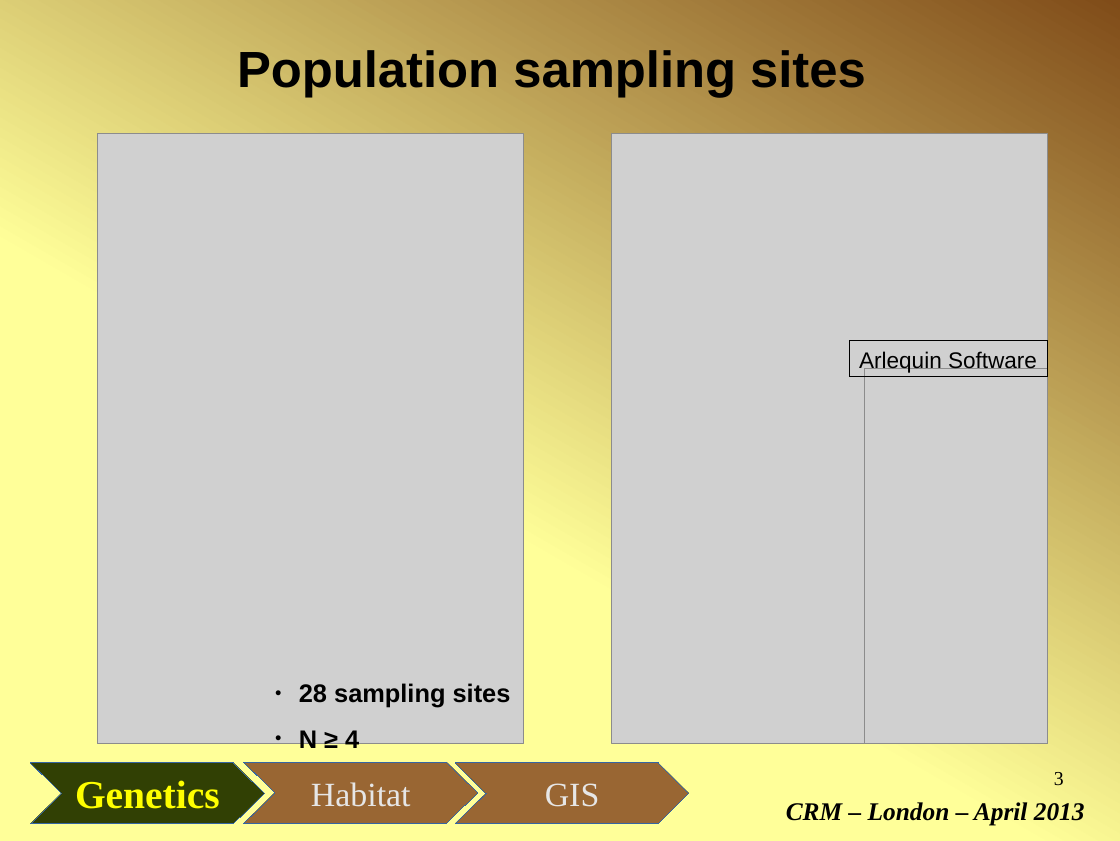
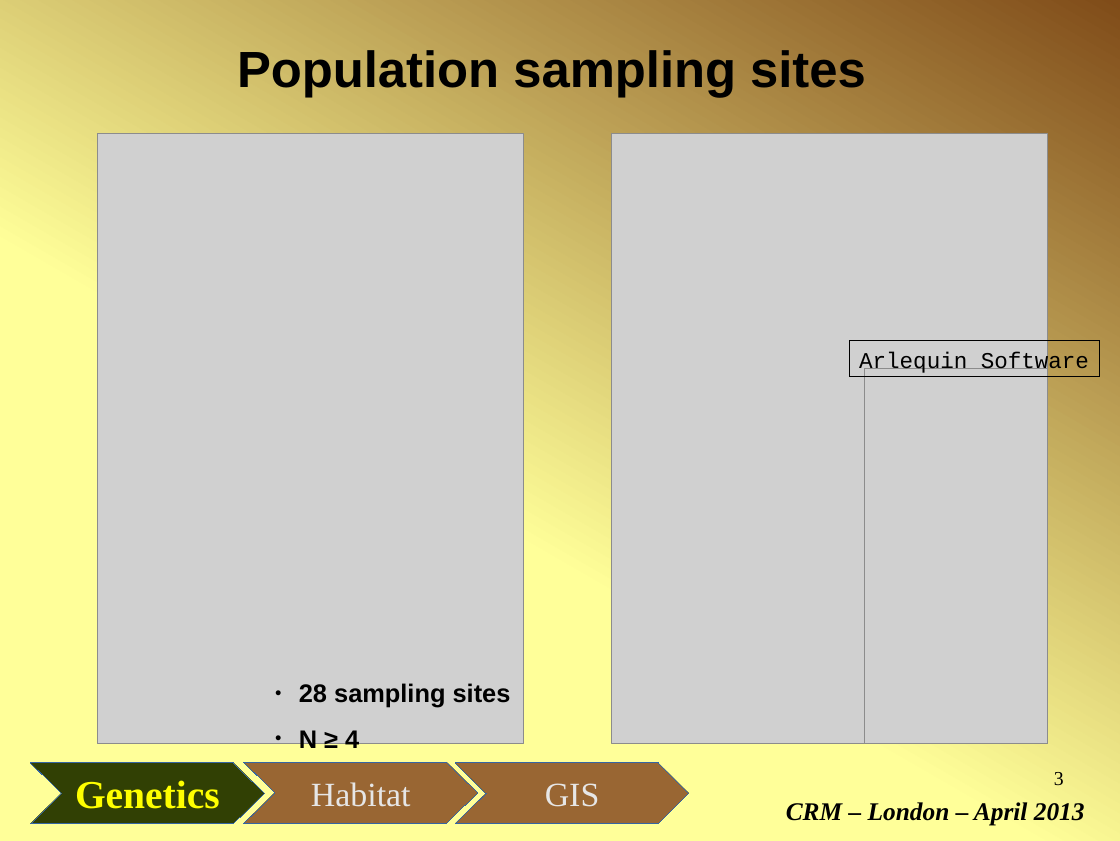
Before and after one commit to micha-silver/popgen-gis, a slide deck: slide 3 of popgen-GIS_Fresia_Silver.odp. Drawn at 1120x841 pixels with LibreOffice and Linux fonts; fonts in the diff are those of the drawing; grey boxes stand for pictures. Boxes give left, top, right and bottom in pixels: in the first picture for what was removed or moved away, otherwise in the second. Text is boxed around its words. In the diff, an @@ line names an element or a change of style, - is before the commit and + after.

```diff
--- a/popgen-GIS_Fresia_Silver.odp
+++ b/popgen-GIS_Fresia_Silver.odp
@@ rectangle "Arlequin Software": place and size @@
-rectangle "Arlequin Software" at [850,340,1048,376]
+rectangle "Arlequin Software" at [850,340,1100,376]
@@ rectangle "Arlequin Software" at [850,340,1100,376]: font Arial to Courier New @@
```
Also in this commit, not shown: 5 other slides changed, 1 slide added.
